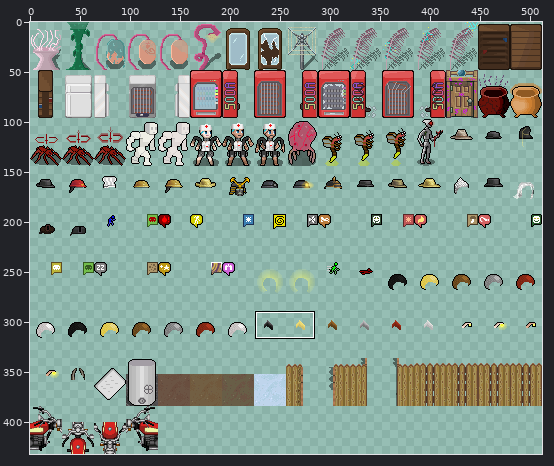
Sprite sheet: gfx/MshockXotto+/tall.png. Above: a wide view before the commit, with the close-up outlined.
Close-up. Before the edit:
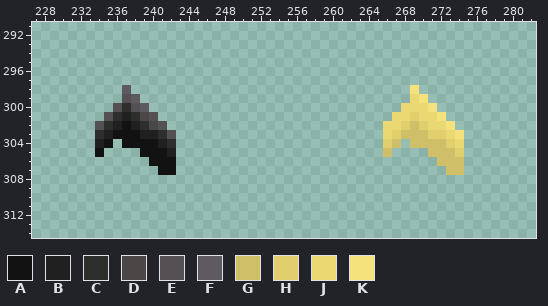
The file is 512x432 pixels. Pixels under 10% opacity are left out. Colours within 5 levels of each other are drawn and written as one. Shown: x 227..282, y 291..314. The commit also changed other parts of the picture, which this record leaves out.
Palette (. is transparent): A #121212  B #202020  C #2d2f2d  D #4a4746  E #545054  F #5e5a5f  G #cfbf69  H #e1cf6e  J #ead873  K #f5e27d
Pixels before, first column x 234:
298 ...F...............................K.....
299 ...EF..............................JK....
300 ..ECEF............................JJJK...
301 .ECBCDE..........................JJHJJK..
302 ECBABCDE........................JJHGHJJK.
303 CBAAABBCE.......................JHGGGHHJK
304 BA.AAAABC.......................HG.GGGGHJ
305 A....AAAB.......................G....GGGH
306 ......AAA.............................GGG
307 .......AA..............................GG
The same view after the edit:
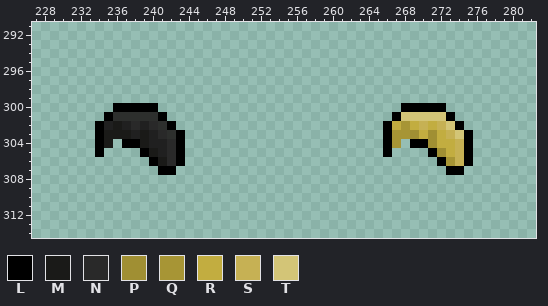
Colours new in this view: L #000000  M #1a1a18  N #292929  P #a08f33  Q #a79535  R #c2ad40  S #c6b154  T #d3c577
Diff:
Changed rows in their new state; - is an unchanged pixel.
first column x 234:
298 ---.-------------------------------.------
299 ---..------------------------------..-----
300 --LLLLL---------------------------LLLLL---
301 -L-C-CCL-------------------------LTTTTTL--
302 LBMBNBNCL-----------------------LRQRSRSTL-
303 LMMMBM-NCL----------------------LQQPRPRSTL
304 LM-LLMB-NL----------------------LQ-LLPRRSL
305 L----LMBNL----------------------L----LPRSL
306 ------LMNL----------------------------LQSL
307 -------LL------------------------------LL-
Changed places in both close-ups, as pixel boxes (x1, y1, x2, y2):
changed: (95, 85, 185, 175)
changed: (383, 85, 473, 175)
